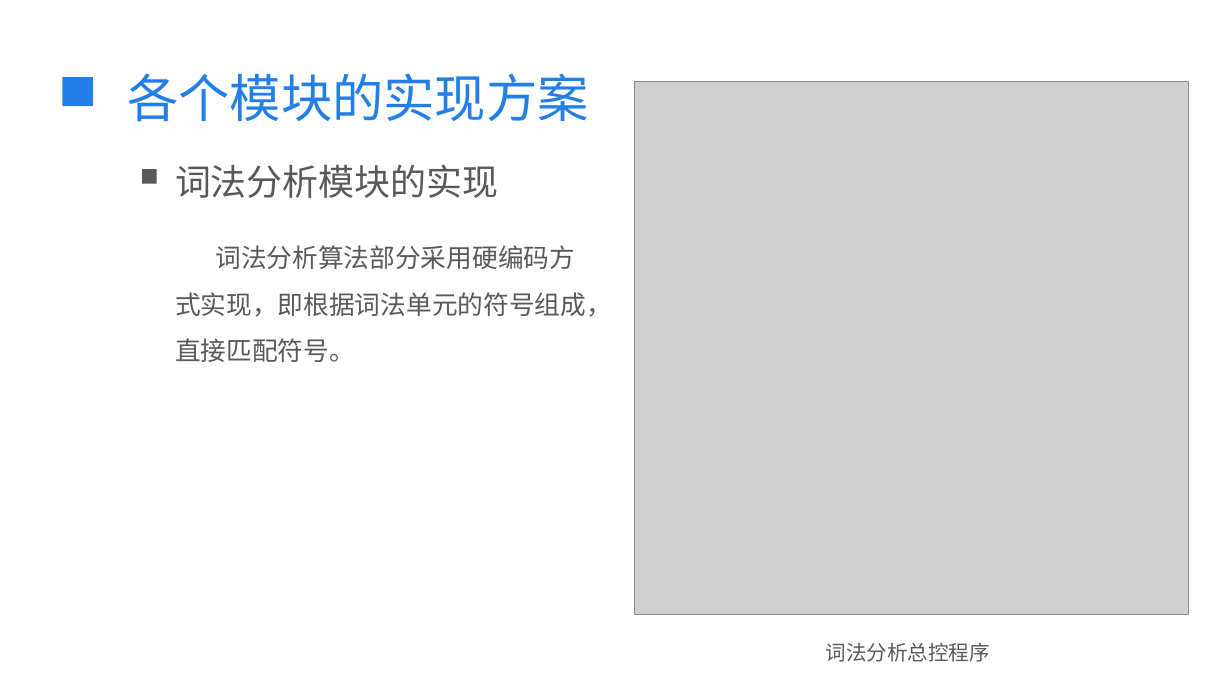
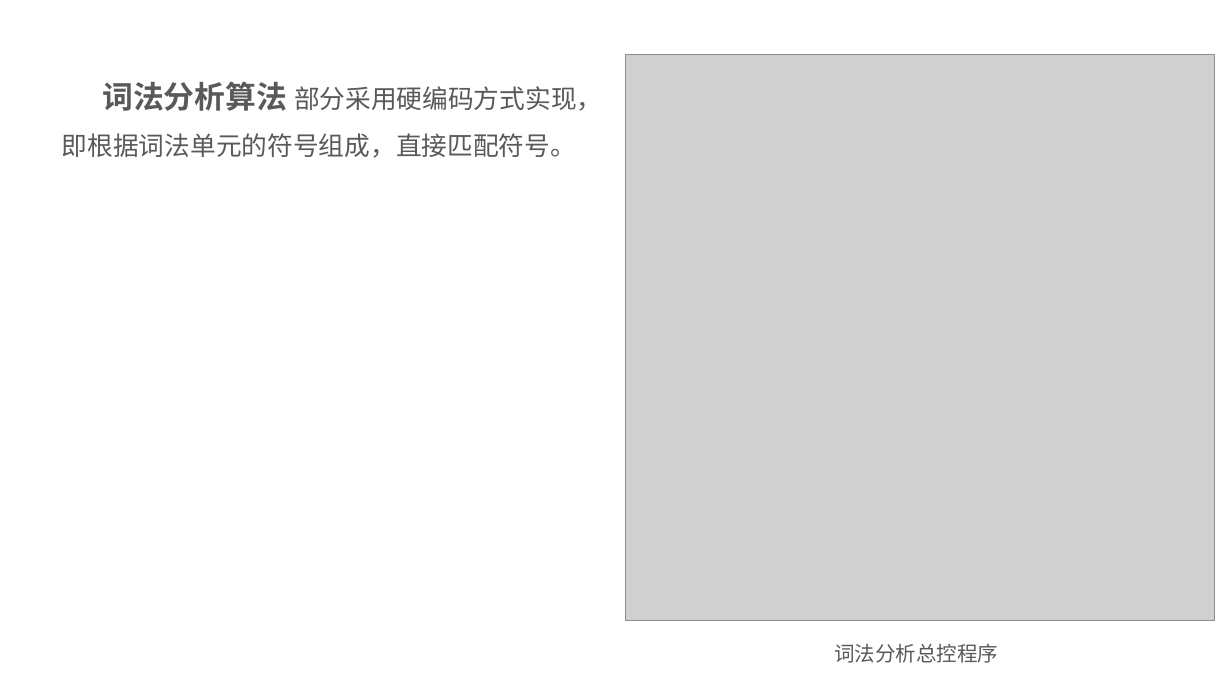
Before and after one commit to kkli28/cc, a slide deck: slide 11 of 论文相关/答辩ppt.pptx (slide 10 before the commit). Drawn at 1232x693 pixels with LibreOffice and Linux fonts; fonts in the diff are those of the drawing; grey boxes stand for pictures. Boxes give left, top, right and bottom in pixels: in the first picture for what was removed or moved away, otherwise in the second. Text is boxed around its words. In the diff, an @@ line names an element or a change of style, - is before the commit and + after.

```diff
--- a/论文相关/答辩ppt.pptx
+++ b/论文相关/答辩ppt.pptx
@@ picture resized from (x1=635, y1=82, x2=1189, y2=616) to (x1=626, y1=55, x2=1214, y2=621) @@
@@ text at (x1=62, y1=81, x2=602, y2=158): spaces changed @@
-词法分析算法部分采用硬编码方式实现，即根据词法单元的符号组成，直接匹配符号。
+词法分析算法 部分采用硬编码方式实现，即根据词法单元的符号组成，直接匹配符号。
@@ rectangle removed at (x1=62, y1=78, x2=92, y2=106) @@
@@ text removed at (x1=127, y1=73, x2=589, y2=122) @@
-各个模块的实现方案
@@ rectangle removed at (x1=142, y1=169, x2=157, y2=184) @@
@@ text removed at (x1=175, y1=164, x2=498, y2=198) @@
-词法分析模块的实现
@@ text "词法分析总控程序" moved from (x1=826, y1=643, x2=990, y2=662) to (x1=834, y1=644, x2=998, y2=663) @@
```
Also in this commit, not shown: 5 other slides changed, 5 slides added, 1 other file.
